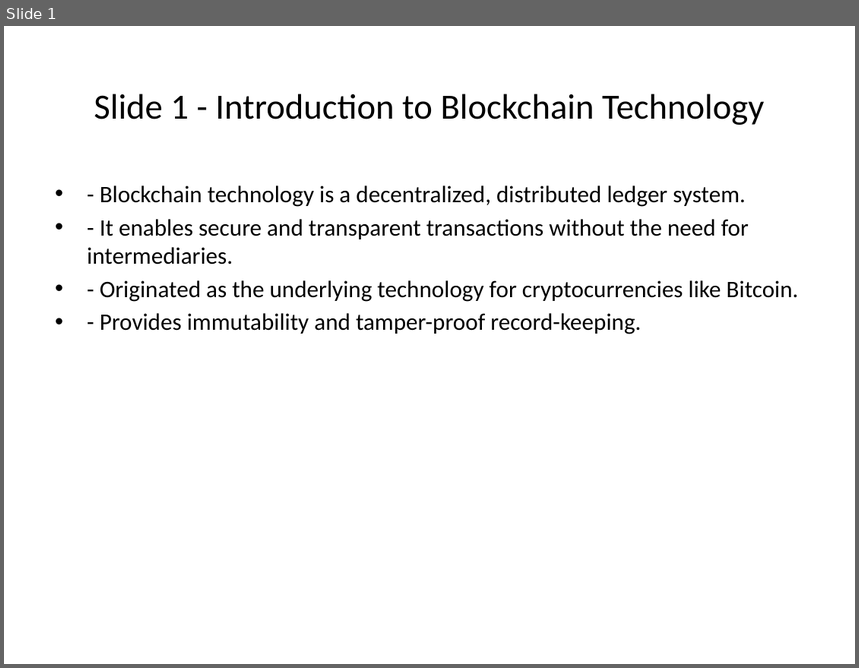
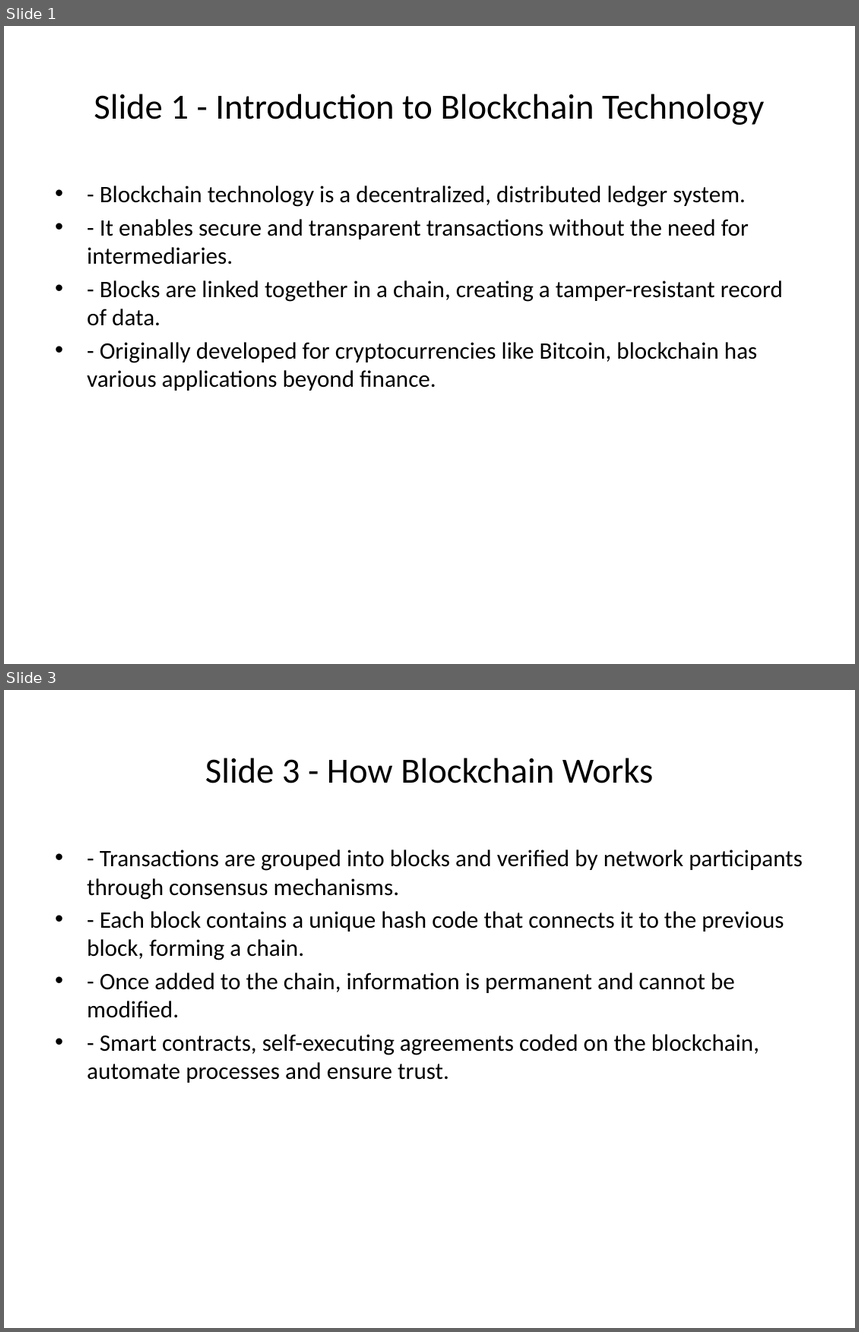
Before and after one commit to karan3486/bayhawk-bot, a slide deck: results/generated_presentation.pptx. Shown one above the other, each under a label of ours: slide 1 before the commit, slides 1 and 3 after it; the slides between them are not shown. The pictures are 859x668 and 859x1332 pixels, drawn with LibreOffice and Linux fonts; fonts in the diff are those of the drawing. Boxes give left, top, right and bottom in pixels: in the first picture for what was removed or moved away, otherwise in the second. Text is boxed around its words. In the diff, an @@ line names an element or a change of style, - is before the commit and + after.

```diff
--- a/results/generated_presentation.pptx
+++ b/results/generated_presentation.pptx
@@ slide 3 added at <box>4,690,855,1328</box>, background #FFFFFF @@
@@ title added at <box>205,758,653,783</box>, 30 pt, text #000000 @@
+Slide 3 - How Blockchain Works
@@ text added at <box>87,850,803,1083</box>, 20 pt, text #000000 @@
+• - Transactions are grouped into blocks and verified by network participants through consensus mechanisms.
+• - Each block contains a unique hash code that connects it to the previous block, forming a chain.
+• - Once added to the chain, information is permanent and cannot be modified.
+• - Smart contracts, self-executing agreements coded on the blockchain, automate processes and ensure trust.
@@ slide 1 changed as well @@
@@ text at <box>87,281,783,391</box>: text changed @@
-• - Originated as the underlying technology for cryptocurrencies like Bitcoin.
-• - Provides immutability and tamper-proof record-keeping.
+• - Blocks are linked together in a chain, creating a tamper-resistant record of data.
+• - Originally developed for cryptocurrencies like Bitcoin, blockchain has various applications beyond finance.
```
Also in this commit, not shown: 3 other slides changed, 1 slide removed, 7 other files.
